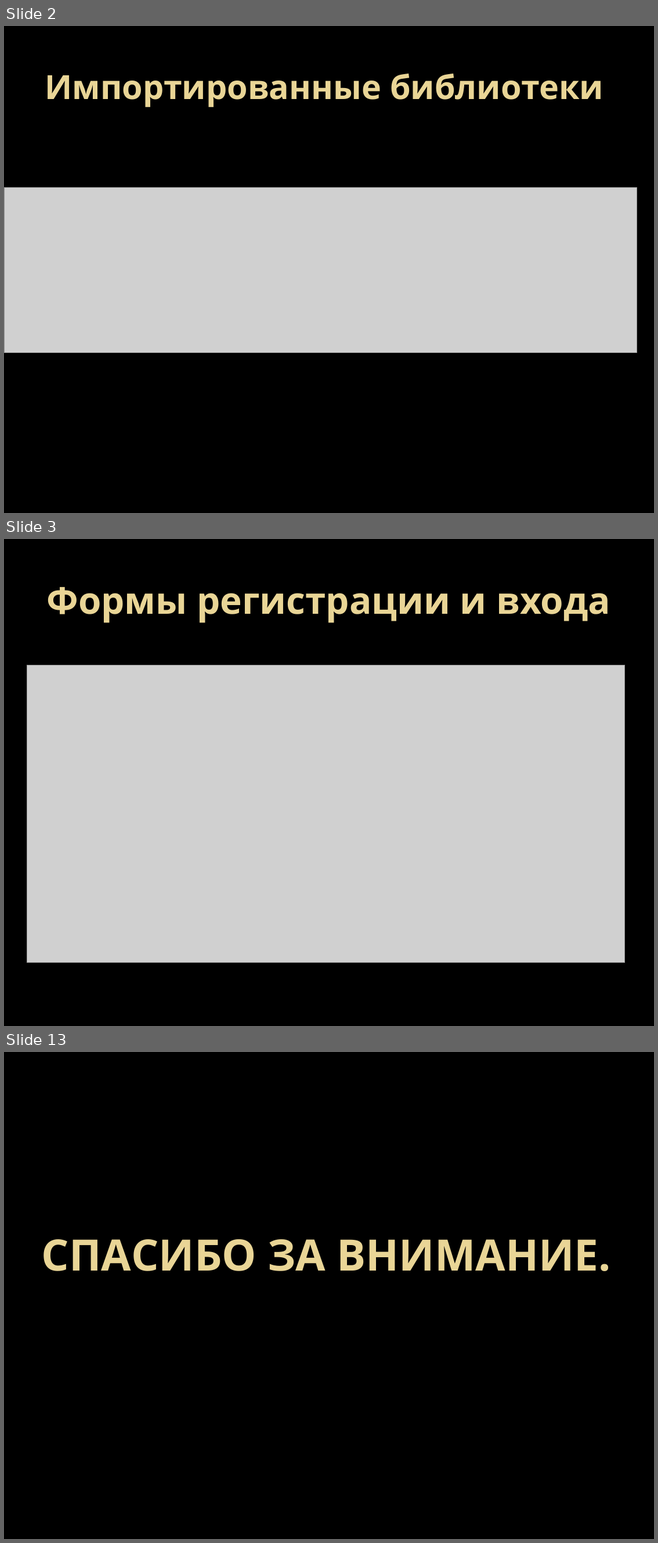
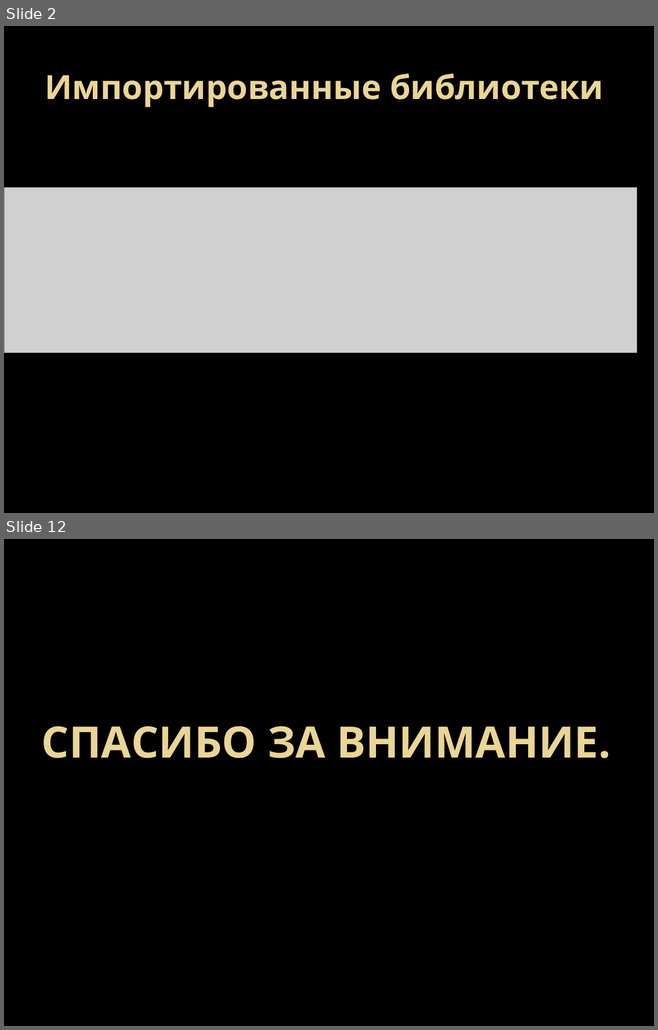
Before and after one commit to Kirill-Kuznetsov-git/online-shop, a slide deck: presentation.pptx. Shown one above the other, each under a label of ours: slides 2, 3 and 13 before the commit, slides 2 and 12 after it; the slides between them are not shown. The pictures are 658x1543 and 658x1030 pixels, drawn with LibreOffice and Linux fonts; fonts in the diff are those of the drawing; grey boxes stand for pictures; background and template pictures are left out. Boxes give left, top, right and bottom in pixels: in the first picture for what was removed or moved away, otherwise in the second. Text is boxed around its words. In the diff, an @@ line names an element or a change of style, - is before the commit and + after.

```diff
--- a/presentation.pptx
+++ b/presentation.pptx
@@ slide 3 removed at [4,539,654,1026], background picture (left out) @@
@@ title removed at [46,587,610,623] @@
-Формы регистрации и входа
@@ picture removed at [27,665,625,963] @@
@@ what was slide 13 is now slide 12 @@
```
Also in this commit, not shown: 2 slides changed, 7 slides added, 7 other slides removed.
